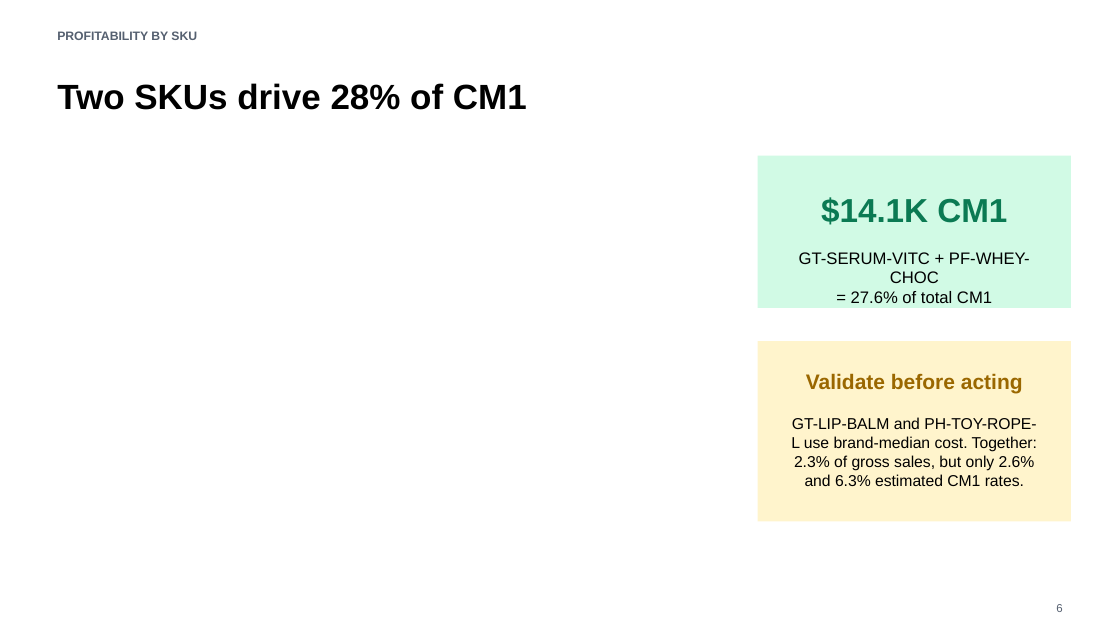
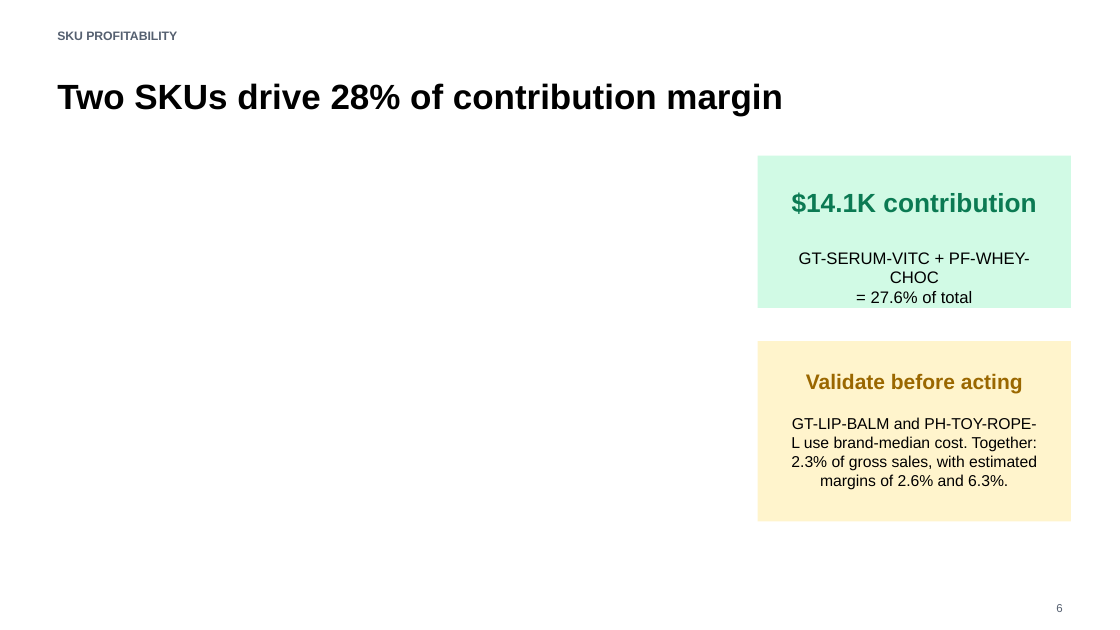
Before and after one commit to rubenatello/luminize-assessment, a slide deck: slide 6 of deliverables/Amazon_Q2_2026_Leadership_Presentation.pptx. Drawn at 1120x630 pixels with LibreOffice and Linux fonts; fonts in the diff are those of the drawing. Boxes give left, top, right and bottom in pixels: in the first picture for what was removed or moved away, otherwise in the second. Text is boxed around its words. In the diff, an @@ line names an element or a change of style, - is before the commit and + after.

```diff
--- a/deliverables/Amazon_Q2_2026_Leadership_Presentation.pptx
+++ b/deliverables/Amazon_Q2_2026_Leadership_Presentation.pptx
@@ text at (57,31,177,40): text changed @@
-PROFITABILITY BY SKU
+SKU PROFITABILITY
@@ text at (57,83,783,115): text changed @@
-Two SKUs drive 28% of CM1
+Two SKUs drive 28% of contribution margin
@@ text at (792,192,1036,214): text changed; size 28.5 to 22.5 pt @@
-$14.1K CM1
+$14.1K contribution
@@ text at (871,291,972,303): text changed @@
-= 27.6% of total CM1
+= 27.6% of total
@@ text at (791,417,1037,490): text changed @@
-GT-LIP-BALM and PH-TOY-ROPE-L use brand-median cost. Together: 2.3% of gross sales, but only 2.6% and 6.3% estimated CM1 rates.
+GT-LIP-BALM and PH-TOY-ROPE-L use brand-median cost. Together: 2.3% of gross sales, with estimated margins of 2.6% and 6.3%.
```
Also in this commit, not shown: 8 other slides changed, 21 other files.
